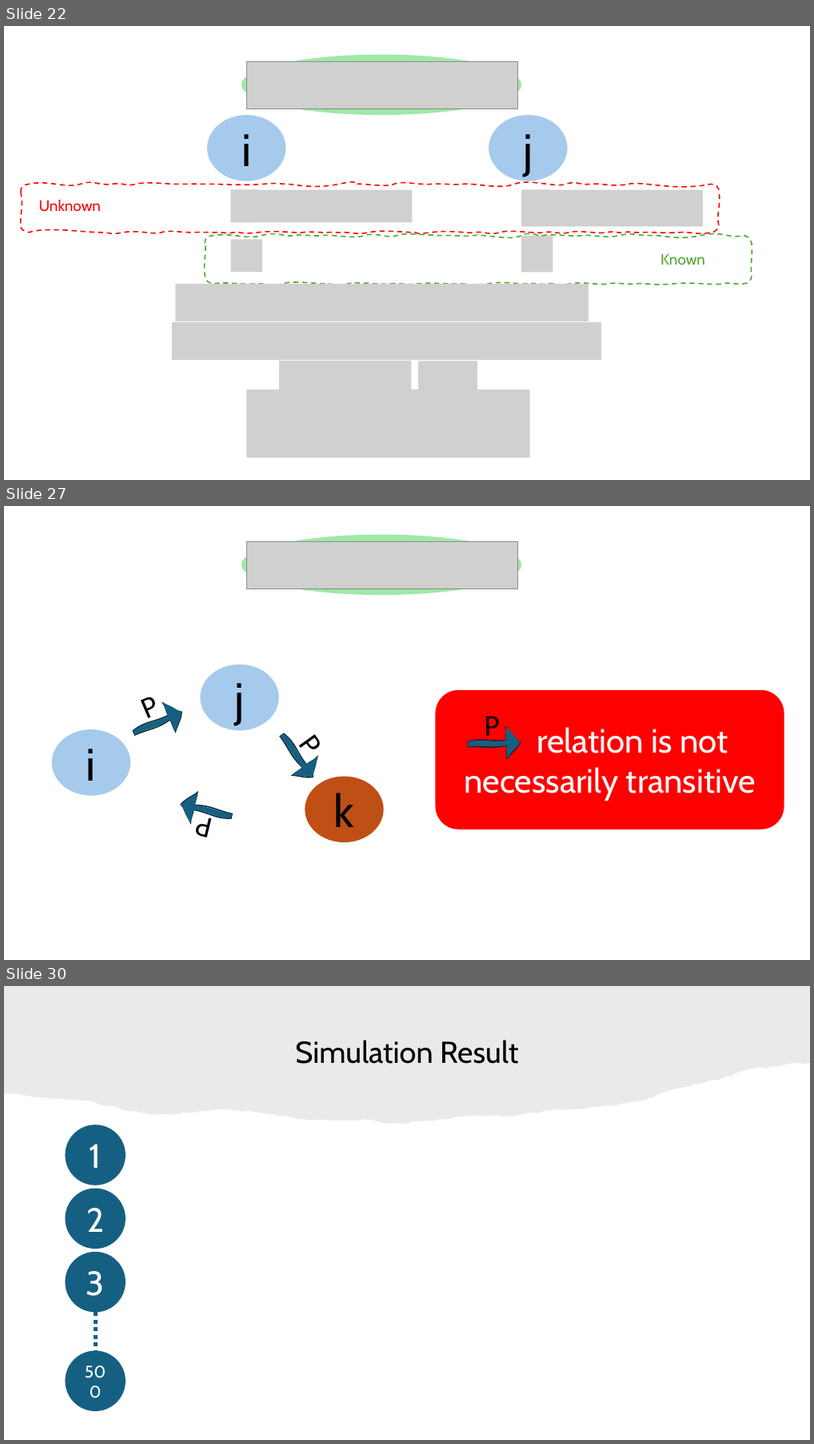
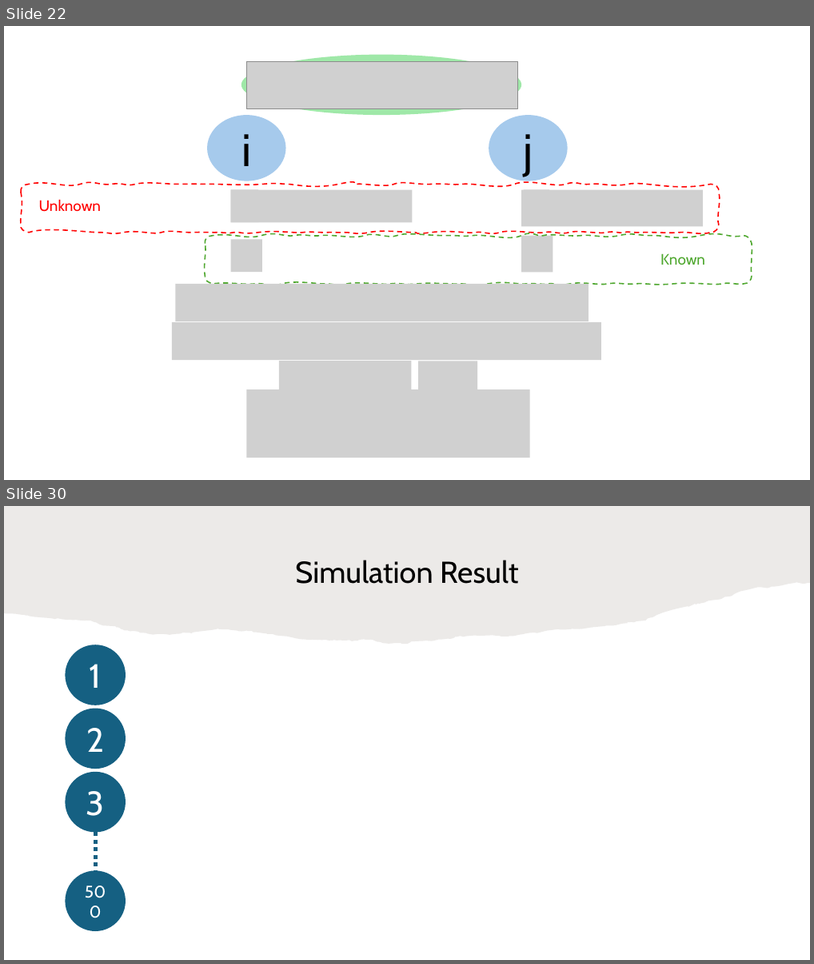
Before and after one commit to HaseebLUMS/Onyx-Presentation, a slide deck: tommy_hotnets_v2.pptx. Shown one above the other, each under a label of ours: slides 22, 27 and 30 before the commit, slides 22 and 30 after it; the slides between them are not shown. The pictures are 814x1444 and 814x964 pixels, drawn with LibreOffice and Linux fonts; fonts in the diff are those of the drawing; grey boxes stand for pictures. Boxes give left, top, right and bottom in pixels: in the first picture for what was removed or moved away, otherwise in the second. Text is boxed around its words. In the diff, an @@ line names an element or a change of style, - is before the commit and + after.

```diff
--- a/tommy_hotnets_v2.pptx
+++ b/tommy_hotnets_v2.pptx
@@ slide 27 removed at [4,506,810,960], background #FFFFFF @@
@@ ellipse removed at [242,535,522,595] @@
@@ picture removed at [246,542,518,589] @@
@@ ellipse removed at [201,664,279,731] @@
-j
@@ text removed at [146,697,161,726] @@
-P
@@ rounded rectangle removed at [436,690,785,829] @@
-relation is not necessarily transitive
@@ freeform shape removed at [128,698,188,747] @@
@@ text removed at [485,716,500,743] @@
-P
@@ ellipse removed at [52,729,130,795] @@
-i
@@ freeform shape removed at [270,726,326,786] @@
@@ text removed at [290,744,326,756] @@
-P
@@ freeform shape removed at [468,727,522,760] @@
@@ freeform shape removed at [178,789,235,831] @@
@@ ellipse removed at [306,776,384,842] @@
-k
@@ text removed at [198,815,214,837] @@
-P
```
Also in this commit, not shown: 9 slides changed, 1 slide added.
